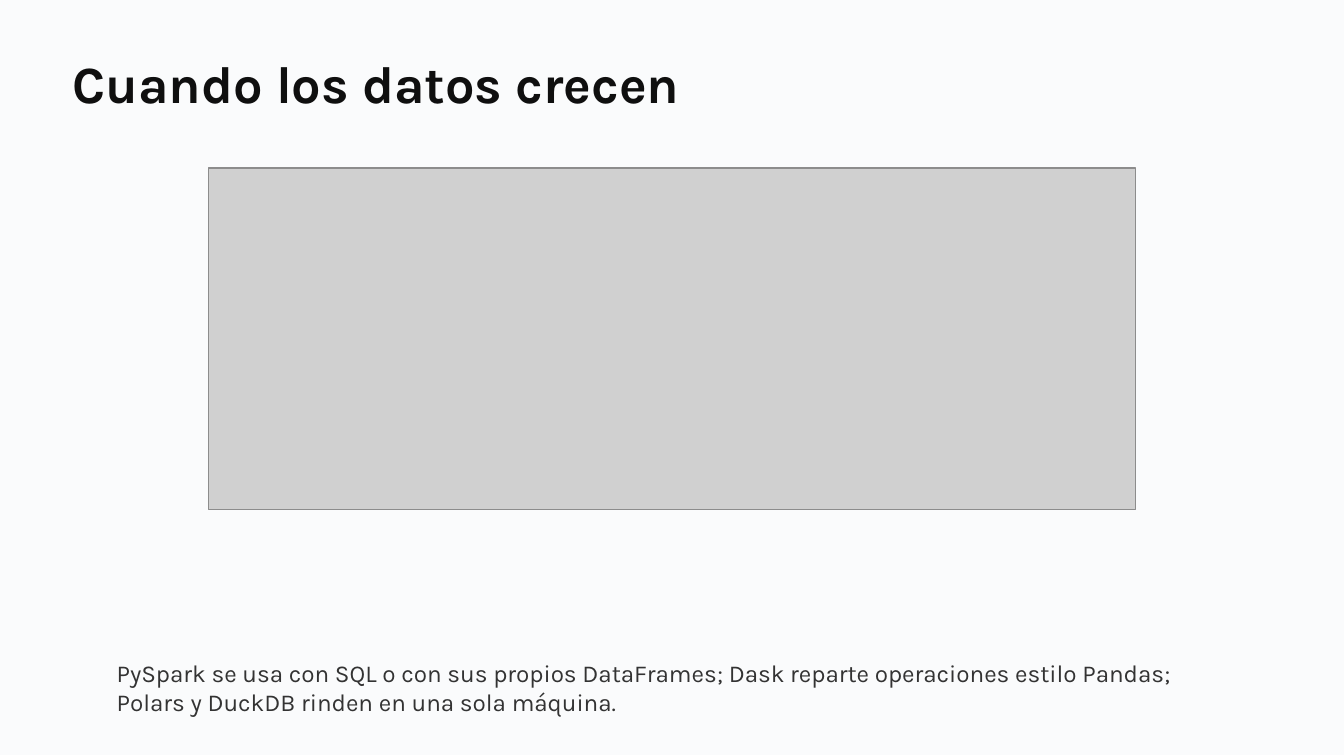
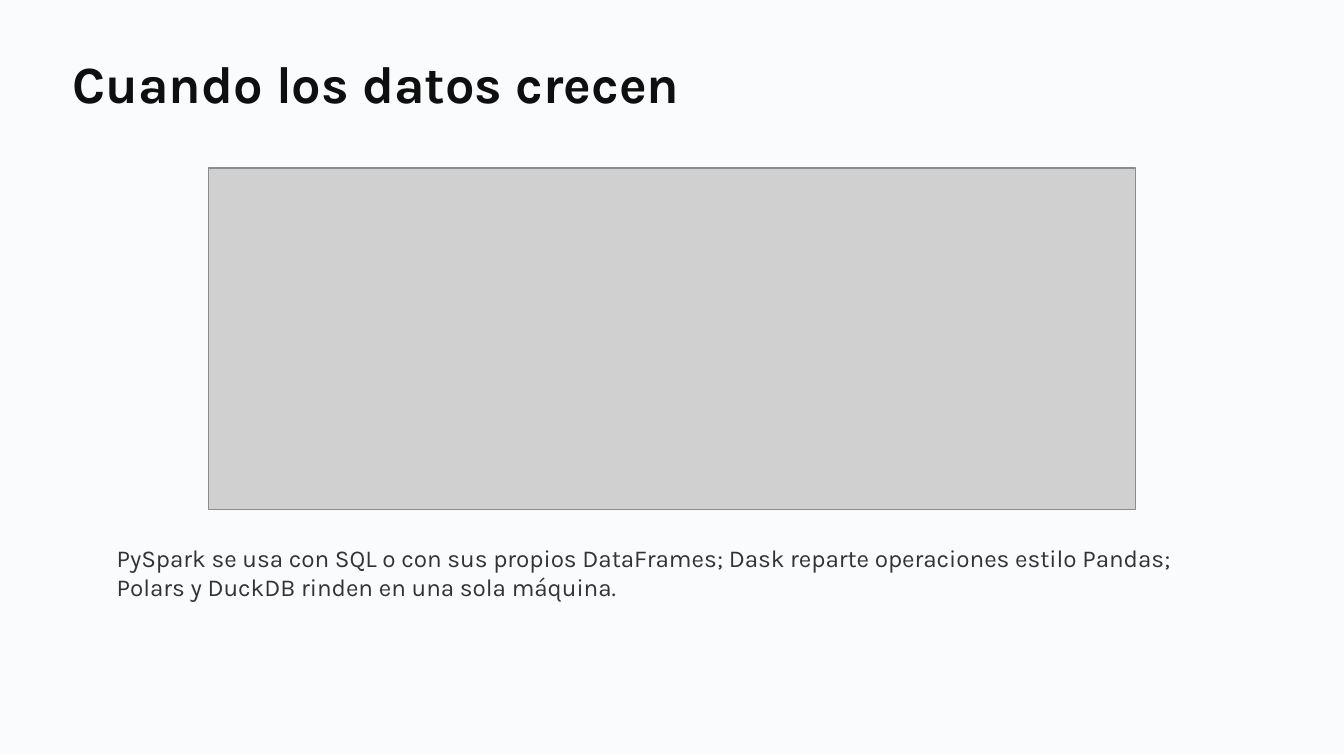
Before and after one commit to daniopitz/cienciadatos, a slide deck: slide 32 of presentaciones/clase02_pandas_eda.pptx. Drawn at 1344x755 pixels with LibreOffice and Linux fonts; fonts in the diff are those of the drawing; grey boxes stand for pictures. Boxes give left, top, right and bottom in pixels: in the first picture for what was removed or moved away, otherwise in the second. Text is boxed around its words. In the diff, an @@ line names an element or a change of style, - is before the commit and + after.

```diff
--- a/presentaciones/clase02_pandas_eda.pptx
+++ b/presentaciones/clase02_pandas_eda.pptx
@@ text "PySpark se usa con SQL ...": place and size @@
-text "PySpark se usa con SQL ..." at box(117, 665, 1170, 717)
+text "PySpark se usa con SQL ..." at box(117, 550, 1170, 602)
```
Also in this commit, not shown: 4 other slides changed, 10 other files.
